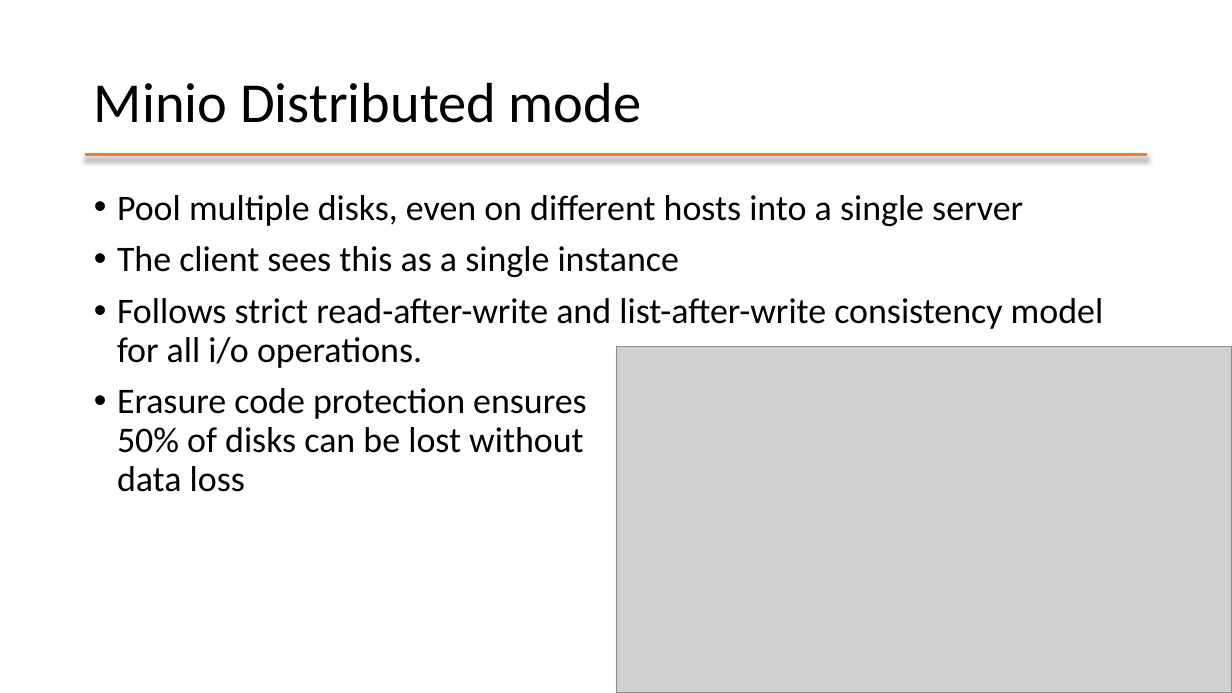
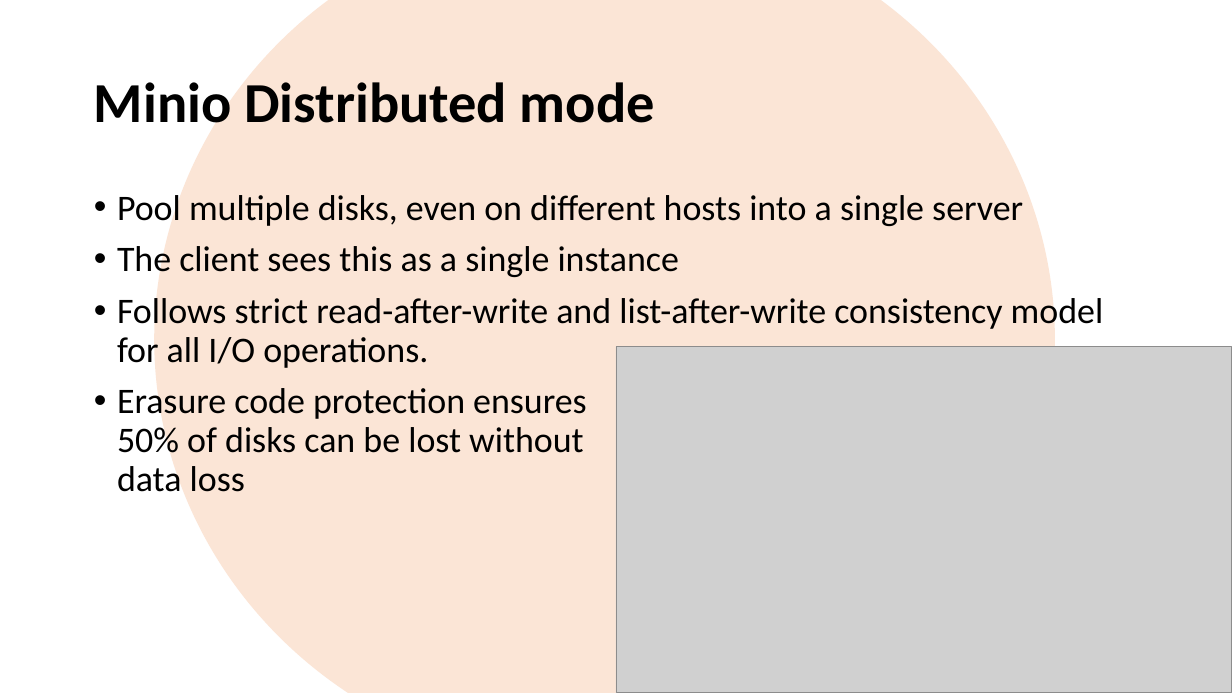
Before and after one commit to mafudge/ist769-old, a slide deck: slide 7 of content/D-Spark/D-Spark-Object-Storage.pptx. Drawn at 1232x693 pixels with LibreOffice and Linux fonts; fonts in the diff are those of the drawing; grey boxes stand for pictures. Boxes give left, top, right and bottom in pixels: in the first picture for what was removed or moved away, otherwise in the second. Text is boxed around its words. In the diff, an @@ line names an element or a change of style, - is before the commit and + after.

```diff
--- a/content/D-Spark/D-Spark-Object-Storage.pptx
+++ b/content/D-Spark/D-Spark-Object-Storage.pptx
@@ ellipse added at [154,0,1055,693], fill #FBE5D6 @@
@@ title "Minio Distributed mode" at [94,74,655,135]: bold on @@
@@ line removed from (85, 154) to (1148, 154) @@
@@ text at [117,293,1104,371]: text changed @@
-• Follows strict read-after-write and list-after-write consistency model for all i/o operations.
+• Follows strict read-after-write and list-after-write consistency model for all I/O operations.
```
Also in this commit, not shown: 7 other slides changed, 26 slides added, 8 slides removed, 35 other files.
